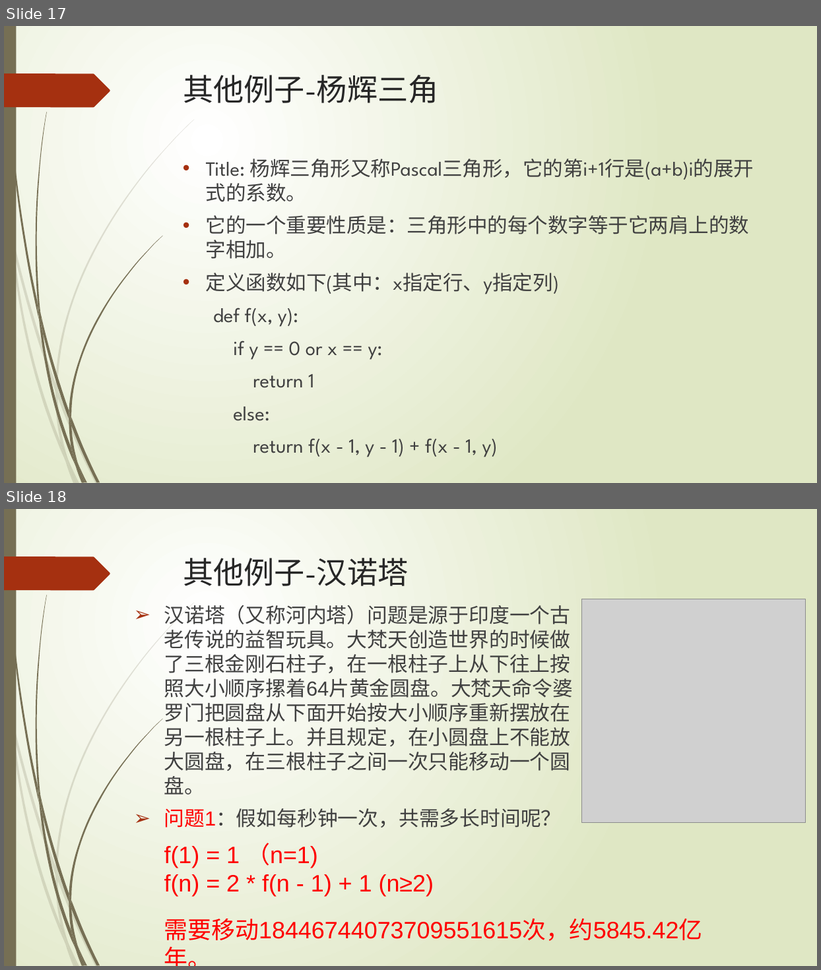
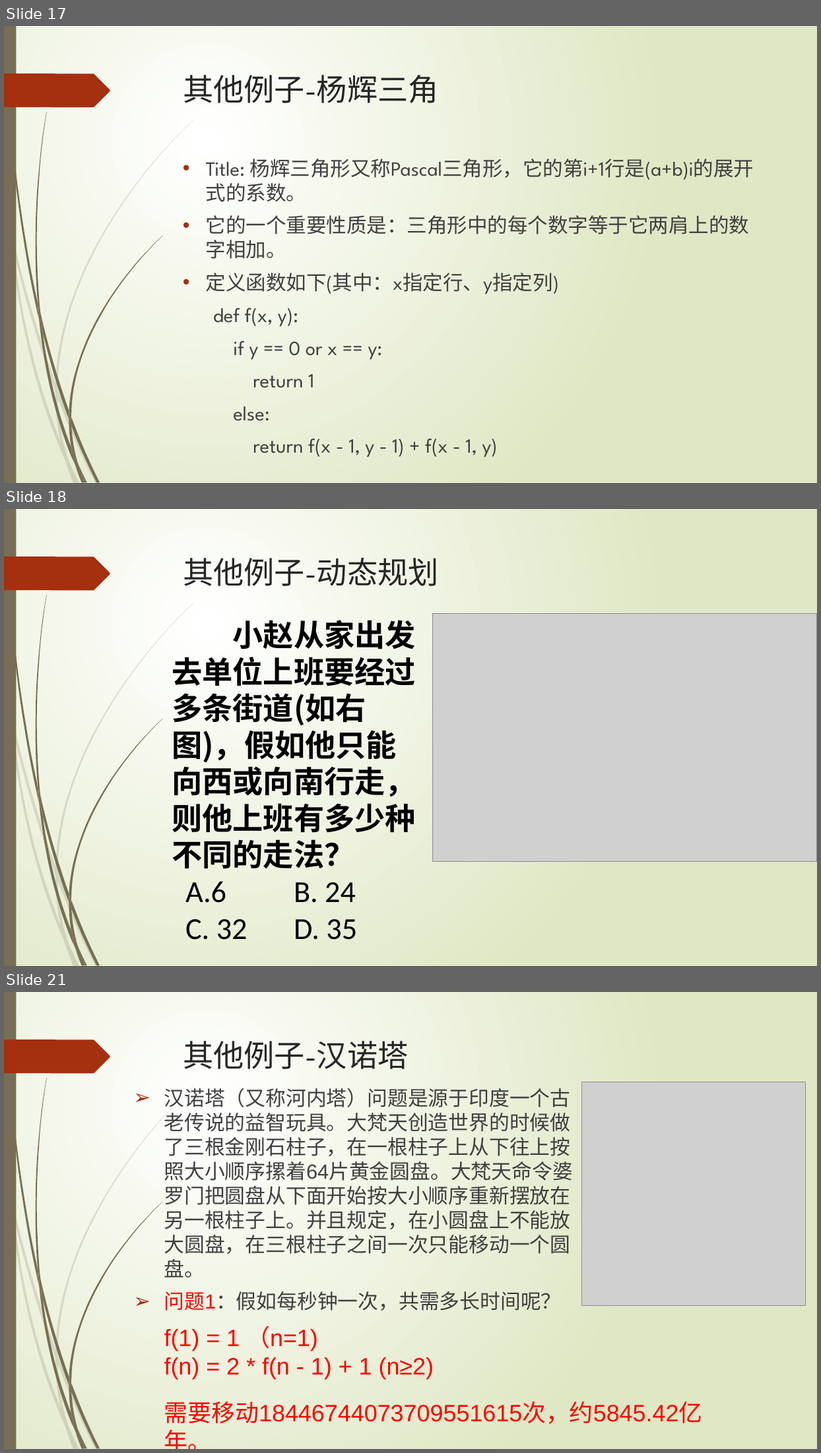
Before and after one commit to hongm32/2020design, a slide deck: 【第10课】递归算法/【第10课】递归算法.pptx. Shown one above the other, each under a label of ours: slides 17 and 18 before the commit, slides 17, 18 and 21 after it; the slides between them are not shown. The pictures are 821x970 and 821x1453 pixels, drawn with LibreOffice and Linux fonts; fonts in the diff are those of the drawing; grey boxes stand for pictures. Boxes give left, top, right and bottom in pixels: in the first picture for what was removed or moved away, otherwise in the second. Text is boxed around its words. In the diff, an @@ line names an element or a change of style, - is before the commit and + after.

```diff
--- a/【第10课】递归算法/【第10课】递归算法.pptx
+++ b/【第10课】递归算法/【第10课】递归算法.pptx
@@ slide 18 added at <box>4,509,817,966</box>, background gradient #FFFFFF to #DFE8C4; not listed: 24 template elements that a slide beside it also shows @@
@@ title added at <box>183,558,438,586</box>, 36 pt, text #262626 @@
+其他例子-动态规划
@@ text added at <box>172,620,416,940</box>, 36 pt, text #000000, bold @@
+小赵从家出发去单位上班要经过多条街道(如右图)，假如他只能向西或向南行走，则他上班有多少种不同的走法？
+A.6 B. 24
+C. 32 D. 35
@@ picture added at <box>432,613,817,862</box> @@
@@ what was slide 18 is now slide 21 @@
```
Also in this commit, not shown: 1 slide changed, 2 other slides added, 1 other file.
